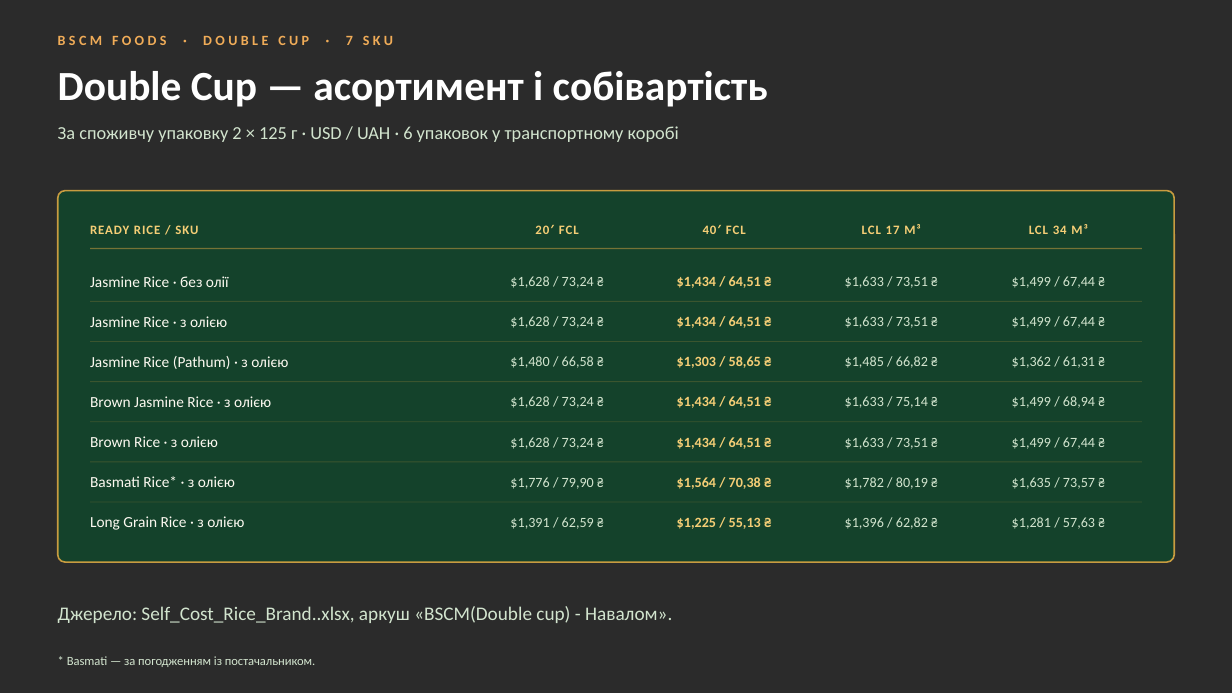
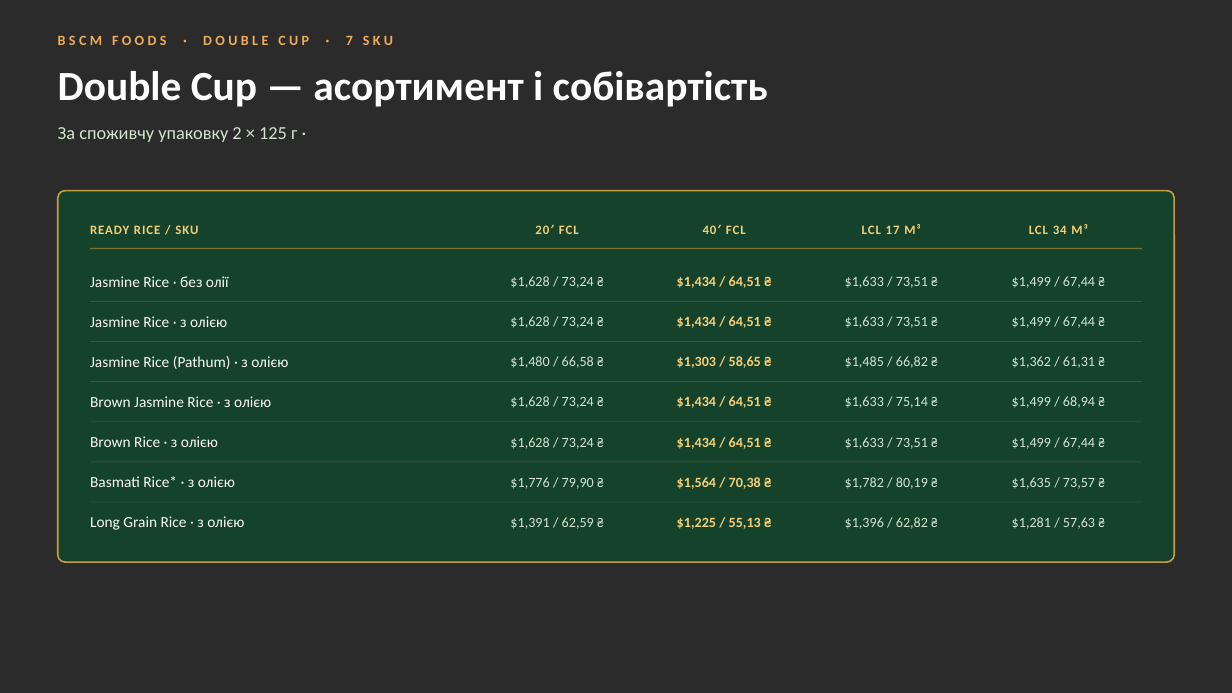
Before and after one commit to IllyaChaplygin/Chaplygin-Illya, a slide deck: slide 12 of RTE_Rice_Suppliers.pptx. Drawn at 1232x693 pixels with LibreOffice and Linux fonts; fonts in the diff are those of the drawing; background and template pictures are left out; a plain dark background stands for a picture behind light text. Boxes give left, top, right and bottom in pixels: in the first picture for what was removed or moved away, otherwise in the second. Text is boxed around its words. In the diff, an @@ line names an element or a change of style, - is before the commit and + after.

```diff
--- a/RTE_Rice_Suppliers.pptx
+++ b/RTE_Rice_Suppliers.pptx
@@ text at [58,127,297,142]: text changed @@
-За споживчу упаковку 2 × 125 г · USD / UAH · 6 упаковок у транспортному коробі
+За споживчу упаковку 2 × 125 г ·
@@ text removed at [58,606,672,623] @@
-Джерело: Self_Cost_Rice_Brand..xlsx, аркуш «BSCM(Double cup) - Навалом».
@@ text removed at [67,656,315,667] @@
-* Basmati — за погодженням із постачальником.
```
Also in this commit, not shown: 3 other slides changed, 2 slides added.
